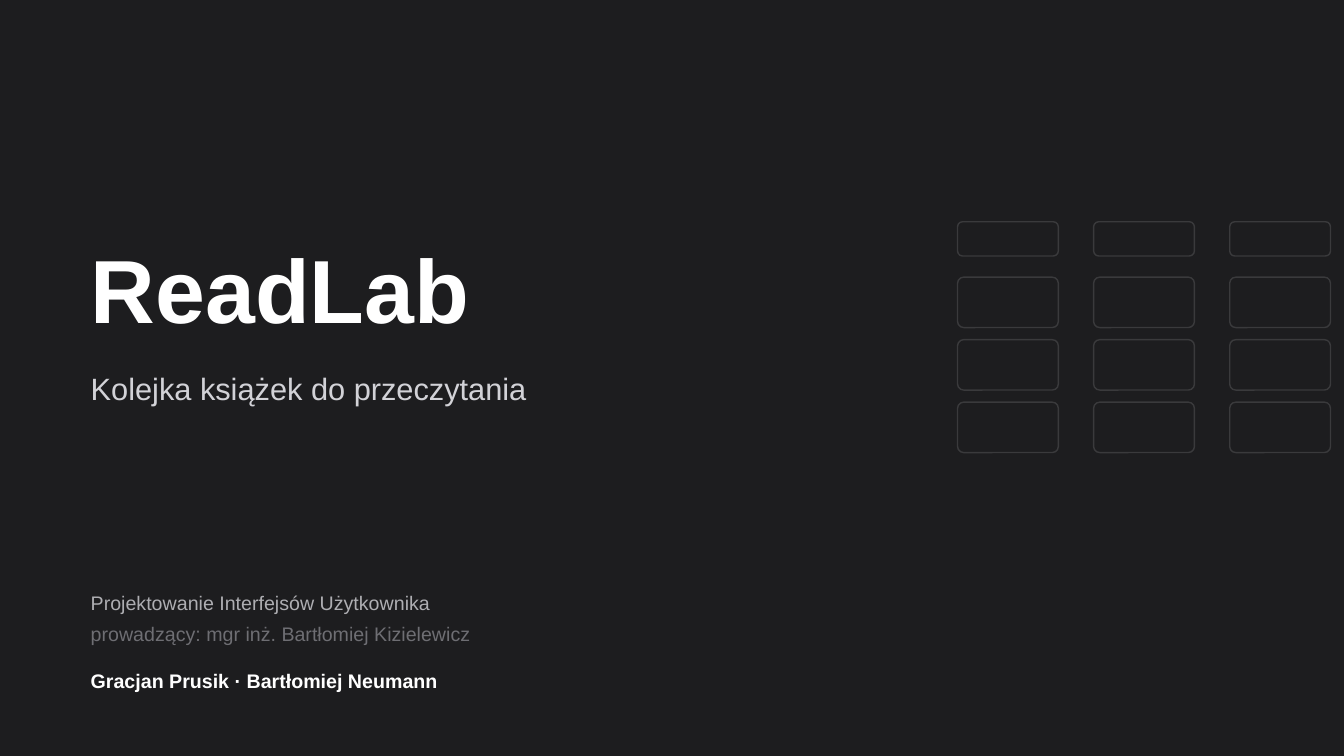
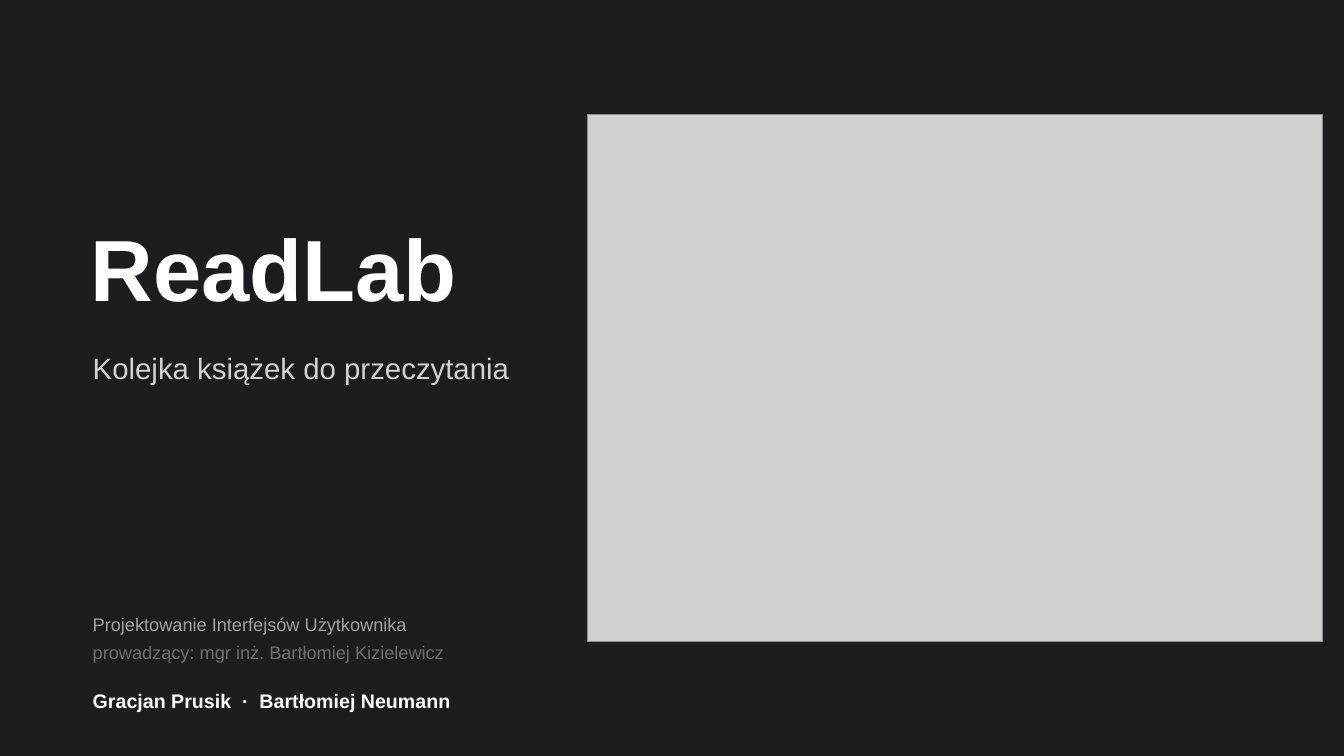
Before and after one commit to neumann1337/readlab, a slide deck: slide 1 of docs/ReadLab-prezentacja.pptx. Drawn at 1344x756 pixels with LibreOffice and Linux fonts; fonts in the diff are those of the drawing; grey boxes stand for pictures. Boxes give left, top, right and bottom in pixels: in the first picture for what was removed or moved away, otherwise in the second. Text is boxed around its words. In the diff, an @@ line names an element or a change of style, - is before the commit and + after.

```diff
--- a/docs/ReadLab-prezentacja.pptx
+++ b/docs/ReadLab-prezentacja.pptx
@@ picture added at [588,115,1323,642] @@
@@ text "ReadLab": place and size @@
-text "ReadLab" at [91,258,469,324]
+text "ReadLab" at [91,238,457,302]
@@ text "ReadLab" at [91,238,457,302]: size 64 to 62 pt @@
@@ rounded rectangle removed at [958,222,1059,256] @@
@@ rounded rectangle removed at [1094,222,1195,256] @@
@@ rounded rectangle removed at [1230,222,1331,256] @@
@@ rounded rectangle removed at [958,277,1059,328] @@
@@ rounded rectangle removed at [1094,277,1195,328] @@
@@ rounded rectangle removed at [1230,277,1331,328] @@
@@ text "Kolejka książek do przeczytania": place and size @@
-text "Kolejka książek do przeczytania" at [91,377,527,406]
+text "Kolejka książek do przeczytania" at [93,357,509,385]
@@ text "Kolejka książek do przeczytania" at [93,357,509,385]: size 22 to 21 pt, text colour #D2D2D7 to #D0D0D5 @@
@@ rounded rectangle removed at [958,340,1059,390] @@
@@ rounded rectangle removed at [1094,340,1195,390] @@
@@ rounded rectangle removed at [1230,340,1331,390] @@
@@ rounded rectangle removed at [958,402,1059,453] @@
@@ rounded rectangle removed at [1094,402,1195,453] @@
@@ rounded rectangle removed at [1230,402,1331,453] @@
@@ text "Projektowanie Interfejsów Użytkownika": place and size @@
-text "Projektowanie Interfejsów Użytkownika" at [91,595,470,645]
+text "Projektowanie Interfejsów Użytkownika" at [93,617,444,663]
@@ text "Projektowanie Interfejsów Użytkownika" at [93,617,444,663]: size 14 to 13 pt; text colour #AEAEB2 to #A1A1A6 in "Projektowanie Interfejsów Użytkownika" @@
@@ text "Gracjan Prusik · Bartłomiej Neumann" rewrapped from [91,673,437,692] to [93,693,450,712] @@
```
Also in this commit, not shown: 3 other slides changed, 6 slides added, 6 slides removed, 3 other files.
